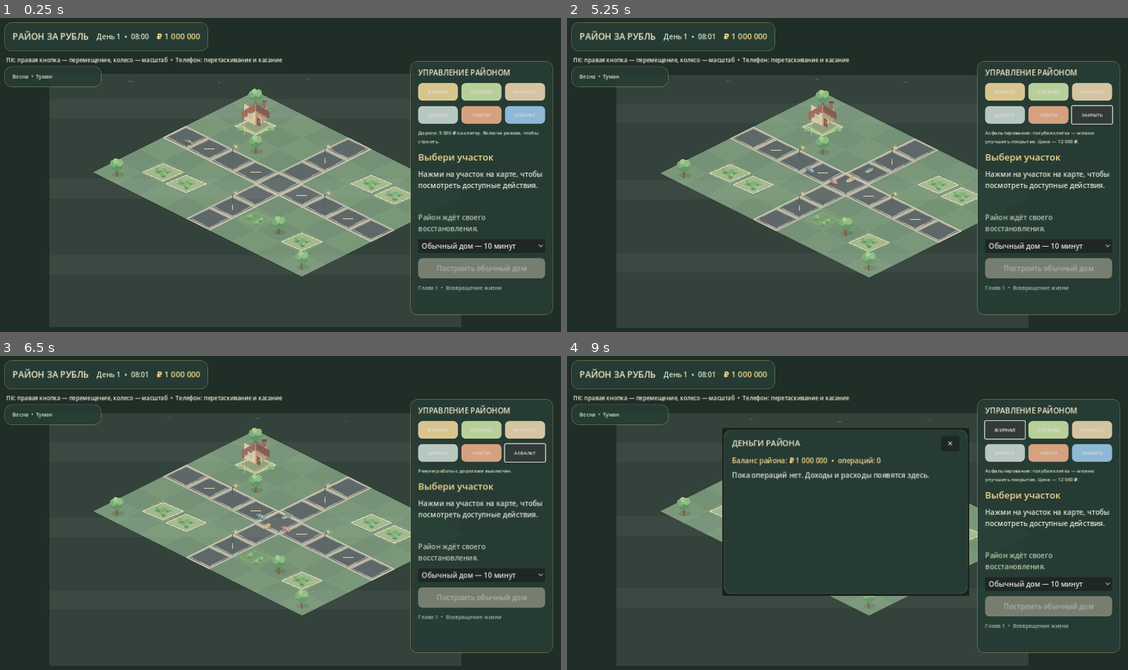
Above: before the commit, frames 1-4 (two rows, left to right).
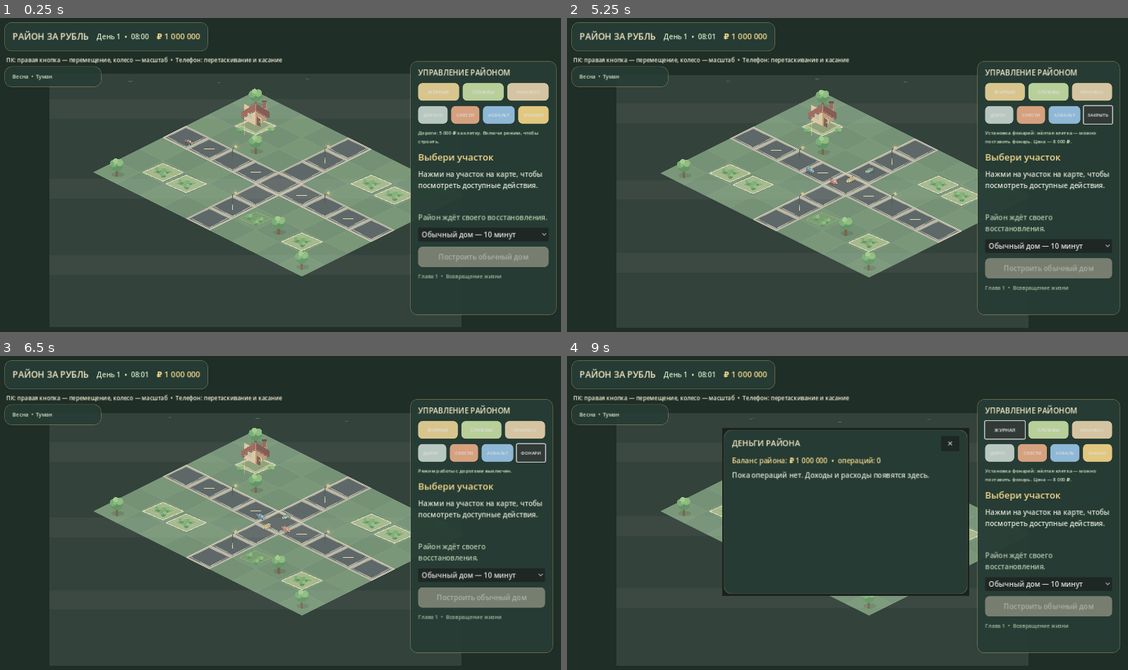
Above: after the commit, the same moments.

Repository: wellbi-creator/rayon-za-rubl
Game: Godot game, scene res://scenes/main.tscn
Two runs of this game, one before a commit and one after it. Both use one fixed random seed, a clock stepped at 60 frames per second and the inputs below.
Inputs (mouse positions are in pixels of both pictures, inside the frame that each line leads up to):
- Up to frame 1 (0.25 s): no input
- Up to frame 2 (5.25 s): click "ДОРОГИ" at 0.5 s; click "ЗАКРЫТЬ" at 1.25 s; click "СНЕСТИ" at 2 s; click "ЗАКРЫТЬ" at 2.75 s; click "АСФАЛЬТ" at 3.5 s; click "СНЕСТИ" at 4.25 s; click (1094, 115) at 5 s, where only the run after the commit has a clickable "ФОНАРИ"
- Up to frame 3 (6.5 s): click "ЗАКРЫТЬ" at 5.75 s
- Up to frame 4 (9 s): click "АСФАЛЬТ" at 6.5 s; click "ЗАКРЫТЬ" at 7.25 s; click (1099, 453) at 8 s, where only the run after the commit has a clickable "ФОНАРИ"; click "ЖУРНАЛ" at 8.75 s

The runs differ from the first frame. In frame 1, 3.4% of the frame differs, in the area x 74-100%, y 13-95%; in frame 2, 0.8%; in frame 3, 0.6%; in frame 4, 1.0%.

Commit message:
M5.6: add paid streetlight placement mode

Diff:
--- a/scripts/main.gd
+++ b/scripts/main.gd
@@ -18,6 +18,7 @@
 const ROAD_CELL_COST := 5000
 const ROAD_REMOVAL_REFUND := 2500
 const ROAD_ASPHALT_COST := 12000
+const ROAD_LAMP_COST := 8000
 
 var world: DistrictWorld
 var selected_plot_id: int = -1
@@ -80,6 +81,7 @@
 var road_tool_button: Button
 var road_remove_button: Button
 var road_asphalt_button: Button
+var road_lamp_button: Button
 var road_tool_status_label: Label
 
 func _ready() -> void:
@@ -259,6 +261,14 @@
 	road_asphalt_button.add_theme_stylebox_override("normal", _button_style(Color("#8eb8d6")))
 	road_asphalt_button.pressed.connect(_on_road_asphalt_pressed)
 	road_buttons.add_child(road_asphalt_button)
+	road_lamp_button = Button.new()
+	road_lamp_button.text = "ФОНАРИ"
+	road_lamp_button.custom_minimum_size = Vector2(0, 40)
+	road_lamp_button.size_flags_horizontal = Control.SIZE_EXPAND_FILL
+	road_lamp_button.add_theme_font_size_override("font_size", 10)
+	road_lamp_button.add_theme_stylebox_override("normal", _button_style(Color("#e1c77f")))
+	road_lamp_button.pressed.connect(_on_road_lamp_pressed)
+	road_buttons.add_child(road_lamp_button)
 
 	road_tool_status_label = Label.new()
 	road_tool_status_label.text = "Дороги: 5 000 ₽ за клетку. Включи режим, чтобы строить."
@@ -974,6 +984,7 @@
 	road_tool_button.text = "ЗАКРЫТЬ" if enabled else "ДОРОГИ"
 	road_remove_button.text = "СНЕСТИ"
 	road_asphalt_button.text = "АСФАЛЬТ"
+	road_lamp_button.text = "ФОНАРИ"
 	road_tool_status_label.text = "Строительство: зелёная клетка — можно проложить дорогу. Цена — 5 000 ₽." if enabled else "Режим работы с дорогами выключен."
 
 func _on_road_remove_pressed() -> void:
@@ -982,6 +993,7 @@
 	road_remove_button.text = "ЗАКРЫТЬ" if enabled else "СНЕСТИ"
 	road_tool_button.text = "ДОРОГИ"
 	road_asphalt_button.text = "АСФАЛЬТ"
+	road_lamp_button.text = "ФОНАРИ"
 	road_tool_status_label.text = "Демонтаж: оранжевая клетка — можно снять сегмент. Возврат за построенную дорогу — 2 500 ₽." if enabled else "Режим работы с дорогами выключен."
 
 func _on_road_asphalt_pressed() -> void:
@@ -990,10 +1002,35 @@
 	road_asphalt_button.text = "ЗАКРЫТЬ" if enabled else "АСФАЛЬТ"
 	road_tool_button.text = "ДОРОГИ"
 	road_remove_button.text = "СНЕСТИ"
+	road_lamp_button.text = "ФОНАРИ"
 	road_tool_status_label.text = "Асфальтирование: голубая клетка — можно улучшить покрытие. Цена — 12 000 ₽." if enabled else "Режим работы с дорогами выключен."
+
+func _on_road_lamp_pressed() -> void:
+	var enabled := not world.road_build_mode or world.road_edit_action != "lamp"
+	world.set_road_build_mode(enabled, "lamp")
+	road_lamp_button.text = "ЗАКРЫТЬ" if enabled else "ФОНАРИ"
+	road_tool_button.text = "ДОРОГИ"
+	road_remove_button.text = "СНЕСТИ"
+	road_asphalt_button.text = "АСФАЛЬТ"
+	road_tool_status_label.text = "Установка фонарей: жёлтая клетка — можно поставить фонарь. Цена — 8 000 ₽." if enabled else "Режим работы с дорогами выключен."
 
 func _on_road_cell_requested(cell: Vector2i) -> void:
 	if not world.road_build_mode:
+		return
+	if world.road_edit_action == "lamp":
+		if not world.can_add_road_lamp(cell):
+			road_tool_status_label.text = "Фонарь можно установить только на свободную клетку дороги."
+			return
+		if not economy.try_spend(ROAD_LAMP_COST, "Установка уличного фонаря"):
+			road_tool_status_label.text = "Недостаточно средств. Нужно %s ₽." % _format_money(ROAD_LAMP_COST)
+			return
+		if not world.add_road_lamp(cell):
+			economy.add_money(ROAD_LAMP_COST, "Возврат за отменённую установку фонаря")
+			road_tool_status_label.text = "Не удалось установить фонарь. Деньги возвращены."
+			return
+		progression_service.add_progress(3, 0, "Установлен уличный фонарь")
+		road_tool_status_label.text = "Фонарь установлен! −%s ₽." % _format_money(ROAD_LAMP_COST)
+		_save_game()
 		return
 	if world.road_edit_action == "upgrade":
 		if not world.can_upgrade_road_surface(cell):
